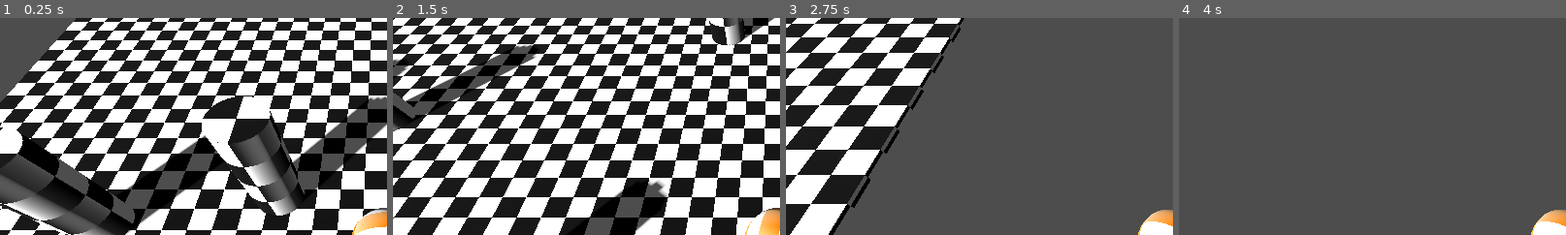
Above: before the commit, frames 1-4 (left to right).
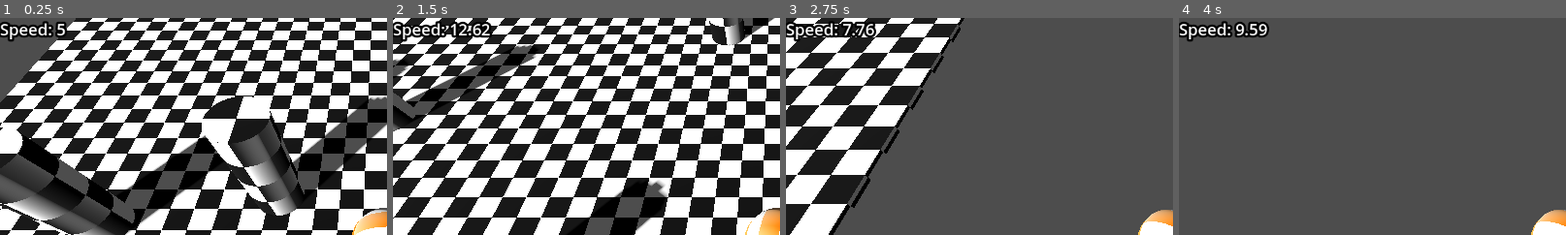
Above: after the commit, the same moments.

Repository: sammburr/terras-inter
Game: Godot game, scene res://scenes/tests/player_movement.tscn
Same seed, same stepped clock (60 frames per second), same inputs: the game is played once before the commit and once after it.
Inputs (mouse positions are % of the whole screen's width and height, from its top left):
- Up to frame 1 (0.25 s): no input
- Up to frame 2 (1.5 s): tap Enter (ui_accept) at 0.5, 0.77 s; move the mouse to (72, 45) at 0.52 s; hold D (move_right) 0.53-1.28 s; tap Shift (dash) at 0.6, 1.35 s; move the mouse to (30, 55) at 1.27 s; hold S (move_back) from 1.28 s (still down)
- Up to frame 3 (2.75 s): tap Enter (ui_accept) at 1.52 s; move the mouse to (60, 28) at 2.02 s; release S (move_back) at 2.03 s; hold D (move_right) from 2.03 s (still down); tap Shift (dash) at 2.1 s
- Up to frame 4 (4 s): move the mouse to (45, 70) at 2.77 s; release D (move_right) at 2.78 s; hold W (move_forward) 2.78-3.53 s; tap Shift (dash) at 2.85, 3.6 s; tap Enter (ui_accept) at 3.02, 3.77 s; move the mouse to (80, 65) at 3.52 s; hold A (move_left) from 3.53 s (still down)
The pictures show only the part of the screen within x 0-50%, y 0-50%; the shares and areas given below are measured in that part.

The runs differ from the first frame. In frame 1, 1.0% of the frame differs, in the area x 0-18%, y 1-12%; in frame 2, 1.4%, in the area x 0-26%, y 1-12%; in frame 3, 1.2%; in frame 4, 1.4%.

Commit message:
Add: speed text label to screen

Diff:
--- a/scenes/ui/player_ui.tscn
+++ b/scenes/ui/player_ui.tscn
@@ -1,9 +1,14 @@
-[gd_scene load_steps=3 format=3 uid="uid://dqiewxsvvvoh1"]
+[gd_scene load_steps=4 format=3 uid="uid://dqiewxsvvvoh1"]
 
 [ext_resource type="Script" path="res://scripts/ui/player_ui.gd" id="1_hiwvi"]
 [ext_resource type="Script" path="res://scripts/ui/sprint_charges.gd" id="1_iyy8n"]
 
-[node name="PlayerUi" type="Control" node_paths=PackedStringArray("sprint_charges")]
+[sub_resource type="LabelSettings" id="LabelSettings_sm4wd"]
+font_size = 24
+outline_size = 13
+outline_color = Color(0, 0, 0, 1)
+
+[node name="PlayerUi" type="Control" node_paths=PackedStringArray("sprint_charges", "speed_text_label")]
 layout_mode = 3
 anchors_preset = 15
 anchor_right = 1.0
@@ -12,6 +17,7 @@
 grow_vertical = 2
 script = ExtResource("1_hiwvi")
 sprint_charges = NodePath("SprintCharges")
+speed_text_label = NodePath("Speed")
 
 [node name="ColorRect" type="ColorRect" parent="."]
 layout_mode = 1
@@ -58,3 +64,10 @@
 offset_left = 100.0
 offset_right = 140.0
 offset_bottom = 40.0
+
+[node name="Speed" type="Label" parent="."]
+layout_mode = 0
+offset_right = 40.0
+offset_bottom = 23.0
+text = "Speed: "
+label_settings = SubResource("LabelSettings_sm4wd")
--- a/scripts/player/player_movement.gd
+++ b/scripts/player/player_movement.gd
@@ -57,7 +57,7 @@
 
 	# Lerp curretn speed back to normal.
 	current_speed = lerpf(current_speed, base_speed,   delta / walk_speed_recovery)
-	print(current_speed)
+	ui.speed_text_label.text = "Speed: " + str(round(current_speed * 100)/100)
 
 	# Get the input direction and handle the movement/deceleration.
 	# As good practice, you should replace UI actions with custom gameplay actions.
--- a/scripts/ui/player_ui.gd
+++ b/scripts/ui/player_ui.gd
@@ -3,3 +3,4 @@
 
 
 @export var sprint_charges : UISprintCharges
+@export var speed_text_label : Label
